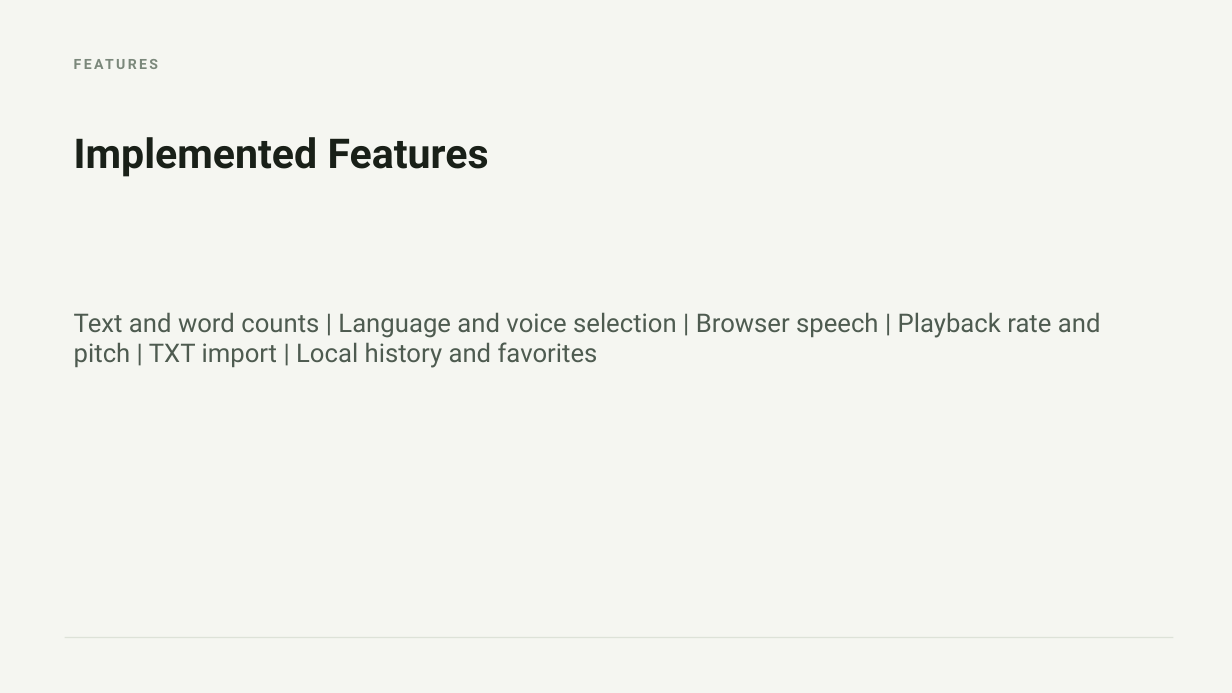
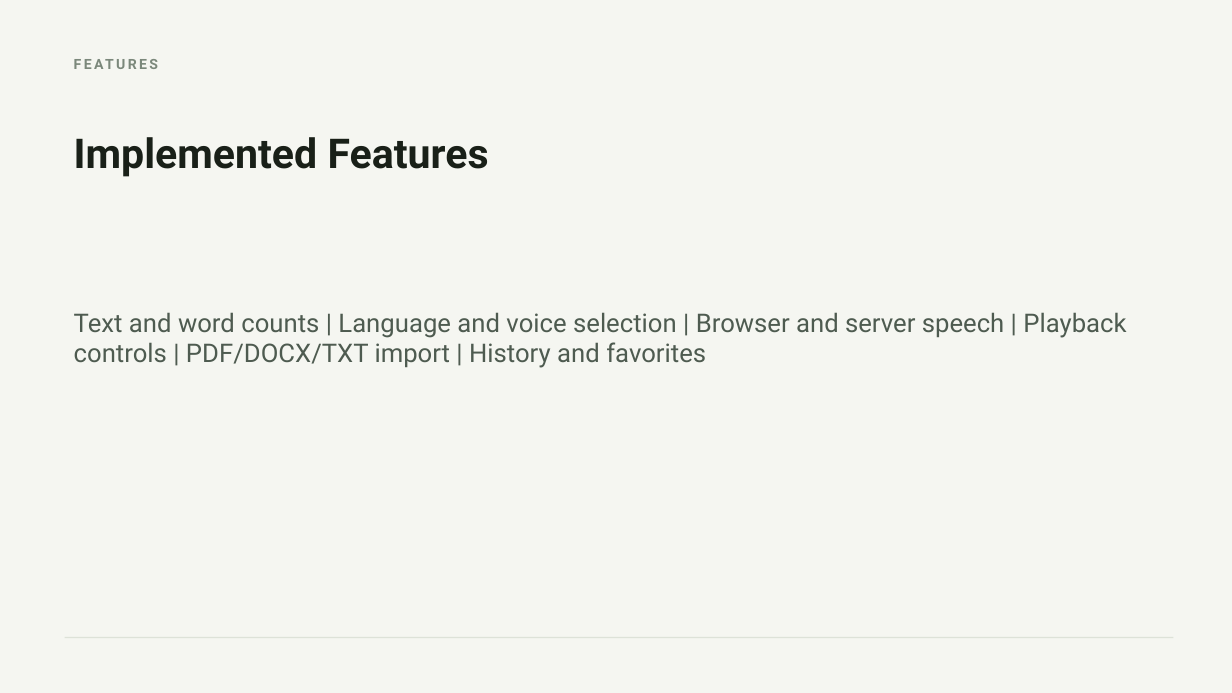
Before and after one commit to Ahusan20/text-to-speech-app, a slide deck: slide 5 of docs/project-presentation.pptx. Drawn at 1232x693 pixels with LibreOffice and Linux fonts; fonts in the diff are those of the drawing. Boxes give left, top, right and bottom in pixels: in the first picture for what was removed or moved away, otherwise in the second. Text is boxed around its words. In the diff, an @@ line names an element or a change of style, - is before the commit and + after.

```diff
--- a/docs/project-presentation.pptx
+++ b/docs/project-presentation.pptx
@@ text at box(74, 312, 1126, 368): text changed @@
-Text and word counts | Language and voice selection | Browser speech | Playback rate and pitch | TXT import | Local history and favorites
+Text and word counts | Language and voice selection | Browser and server speech | Playback controls | PDF/DOCX/TXT import | History and favorites
```
Also in this commit, not shown: 4 other slides changed, 1 slide added, 23 other files.
